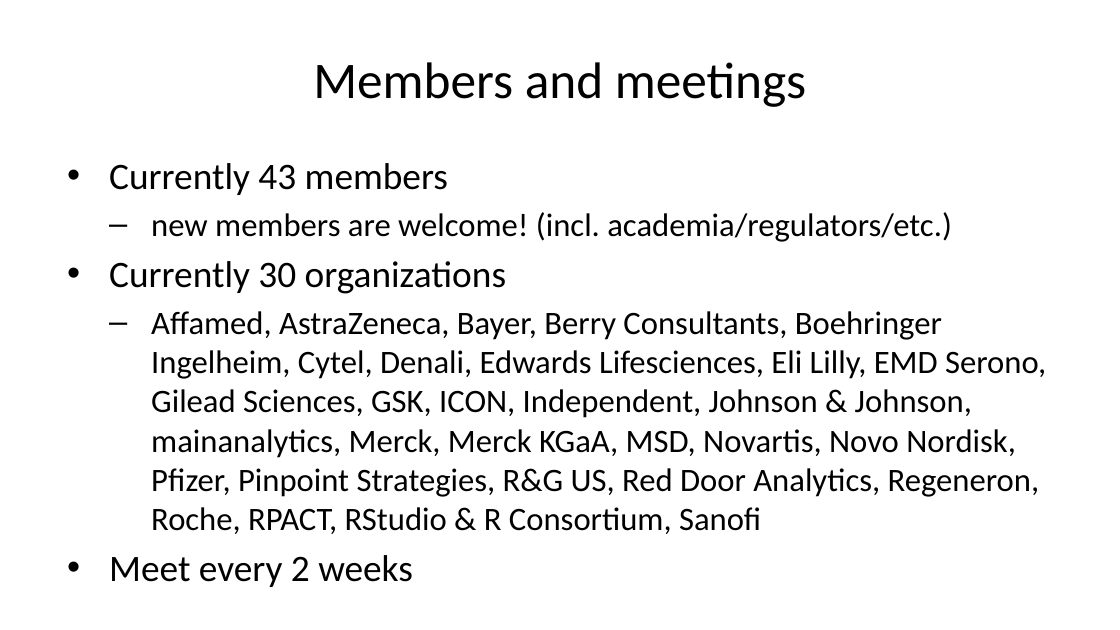
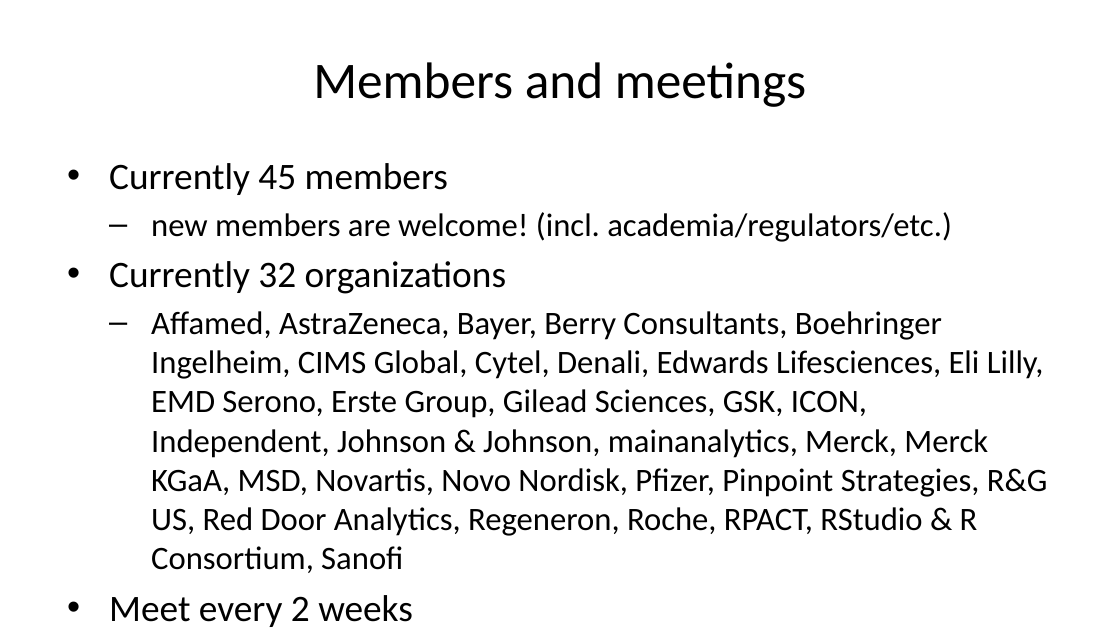
Before and after one commit to openstatsware/website, a slide deck: slide 8 of slides/cen-first-year-wg-sep2023.pptx. Drawn at 1120x630 pixels with LibreOffice and Linux fonts; fonts in the diff are those of the drawing. Boxes give left, top, right and bottom in pixels: in the first picture for what was removed or moved away, otherwise in the second. Text is boxed around its words. In the diff, an @@ line names an element or a change of style, - is before the commit and + after.

```diff
--- a/slides/cen-first-year-wg-sep2023.pptx
+++ b/slides/cen-first-year-wg-sep2023.pptx
@@ text at box(109, 163, 448, 195): text changed @@
-• Currently 43 members
+• Currently 45 members
@@ text at box(109, 261, 1048, 573): text changed @@
-• Currently 30 organizations
-  – Affamed, AstraZeneca, Bayer, Berry Consultants, Boehringer Ingelheim, Cytel, Denali, Edwards Lifesciences, Eli Lilly, EMD Serono, Gilead Sciences, GSK, ICON, Independent, Johnson & Johnson, mainanalytics, Merck, Merck KGaA, MSD, Novartis, Novo Nordisk, Pfizer, Pinpoint Strategies, R&G US, Red Door Analytics, Regeneron, Roche, RPACT, RStudio & R Consortium, Sanofi
+• Currently 32 organizations
+  – Affamed, AstraZeneca, Bayer, Berry Consultants, Boehringer Ingelheim, CIMS Global, Cytel, Denali, Edwards Lifesciences, Eli Lilly, EMD Serono, Erste Group, Gilead Sciences, GSK, ICON, Independent, Johnson & Johnson, mainanalytics, Merck, Merck KGaA, MSD, Novartis, Novo Nordisk, Pfizer, Pinpoint Strategies, R&G US, Red Door Analytics, Regeneron, Roche, RPACT, RStudio & R Consortium, Sanofi
```
Also in this commit, not shown: 11 other files.
